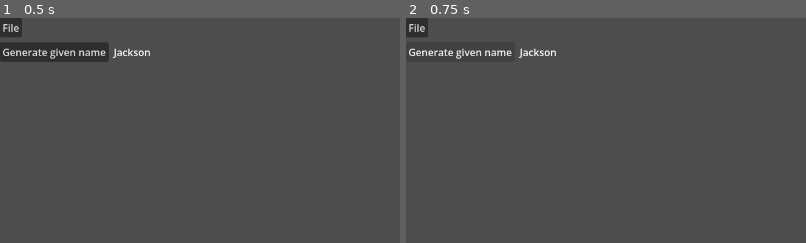
Above: before the commit, frames 1-2 (left to right).
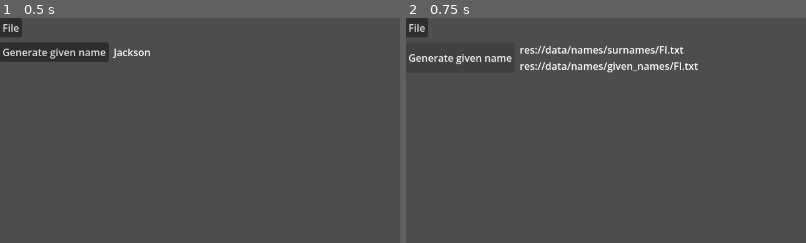
Above: after the commit, the same moments.

Repository: fish-food89/obfuscator89
Game: Godot game, scene res://scenes/main/main.tscn
Same seed, same stepped clock (60 frames per second), same inputs: the game is played once before the commit and once after it.
Inputs:
- Up to frame 1 (0.5 s): no input
- Up to frame 2 (0.75 s): click "Generate given name" at 0.5 s
The pictures show only the part of the screen within x 0-50%, y 0-50%; the shares and areas given below are measured in that part.

Frame 1 is identical in both runs. In frame 2, 2.6% of the frame differs, in the area x 0-73%, y 12-25%.

Commit message:
Outputting `DataFiles._files` to the viewport
This is to test how the resource access works
after exporting the project.

Diff:
--- a/src/scenes/main/generate_given_name.gd
+++ b/src/scenes/main/generate_given_name.gd
@@ -5,4 +5,5 @@
 
 
 func _pressed() -> void:
-    print('Virtual pressed function call!')
+    var output: Label = self.get_node("../output")
+    output.text = "\n".join(DataFiles._files)
